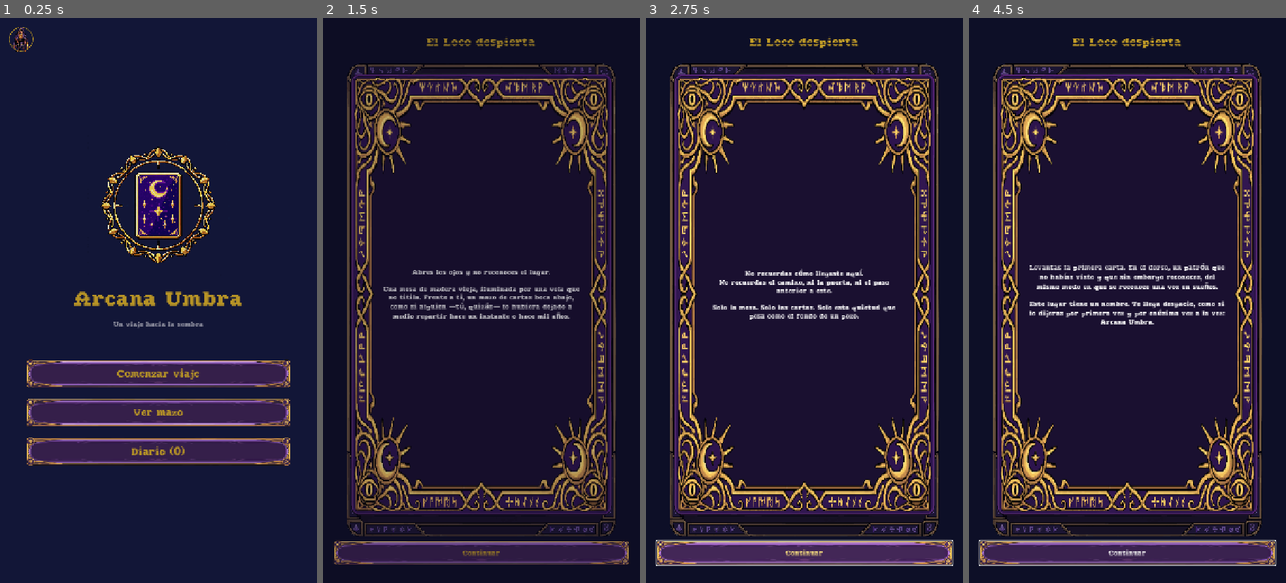
Above: before the commit, frames 1-4 (left to right).
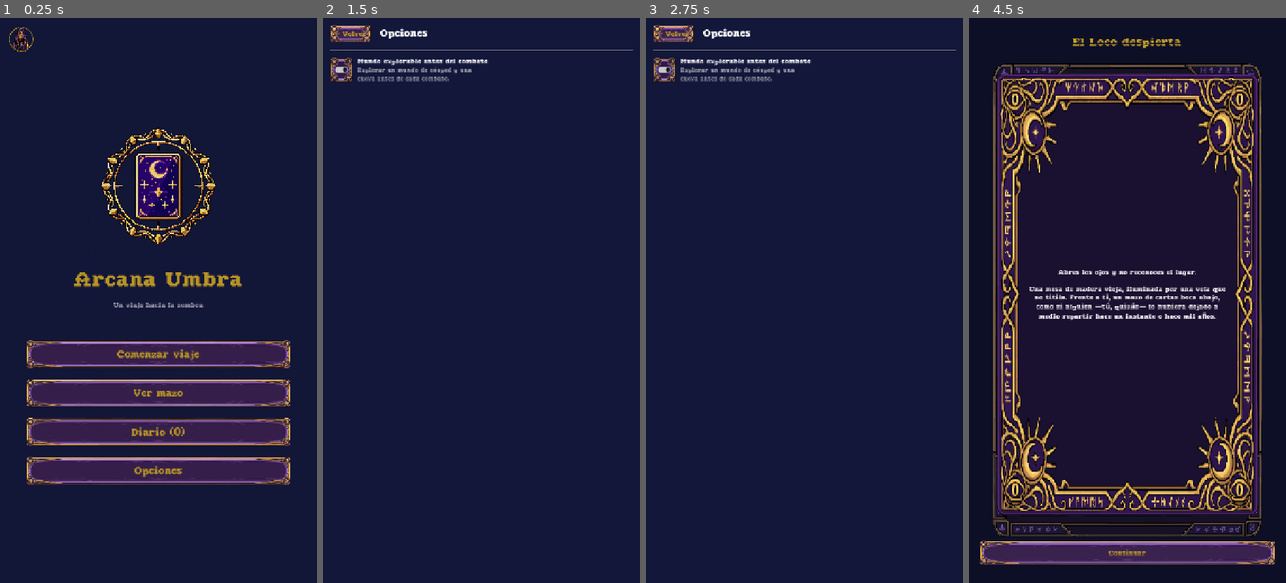
Above: after the commit, the same moments.

Repository: hugolesta/arcana-umbra
Game: Godot game, scene res://scenes/Main.tscn
Same seed, same stepped clock (60 frames per second), same inputs: the game is played once before the commit and once after it.
Inputs (mouse positions are in pixels of both pictures, inside the frame that each line leads up to):
- Up to frame 1 (0.25 s): no input
- Up to frame 2 (1.5 s): click (481, 470) at 0.5 s, where only the run after the commit has a clickable "Opciones"; click (481, 373) at 1.25 s, where only the run before the commit has a clickable "Comenzar viaje"
- Up to frame 3 (2.75 s): click (804, 554) at 2 s, where only the run before the commit has a clickable "Continuar"
- Up to frame 4 (4.5 s): click (997, 34) at 2.75 s, where only the run after the commit has a clickable "← Volver"; click (1127, 357) at 3.5 s, where only the run after the commit has a clickable "Comenzar viaje"; tap Enter at 4.25 s; move the mouse to (1197, 272) at 4.27 s; hold Right (ui_right) from 4.28 s (still down)

The runs differ from the first frame. In frame 1, 26% of the frame differs, in the area x 8-92%, y 19-83%; in frame 2, 25%; in frame 3, 30%, in the area x 2-98%, y 1-97%; in frame 4, 3.8%.

Commit message:
Pantalla de Opciones: toggle para el mundo explorable
Agrega OptionsScene (botón en el título) con un CheckButton para
activar/desactivar WorldScene/CaveScene antes del combate. La
preferencia vive en GameState.explorable_world_enabled y persiste en
progress.save, igual que el resto de la configuración del jugador.

Diff:
--- /dev/null
+++ b/scenes/OptionsScene.tscn
@@ -0,0 +1,10 @@
+[gd_scene load_steps=2 format=3]
+
+[ext_resource type="Script" path="res://scripts/ui/options_scene.gd" id="1_options"]
+
+[node name="OptionsScene" type="Control"]
+layout_mode = 3
+anchors_preset = 15
+anchor_right = 1.0
+anchor_bottom = 1.0
+script = ExtResource("1_options")
--- a/scripts/autoload/game_state.gd
+++ b/scripts/autoload/game_state.gd
@@ -41,6 +41,10 @@
 
 var map_grid: Array = []  # Array de pisos; cada piso es Array[MapNode]
 var current_node_coord: Vector2i = Vector2i(-1, -1)
+
+# Preferencia de UI: mundo explorable (WorldScene/CaveScene) antes del
+# combate por cartas. Activada por defecto; persiste entre sesiones.
+var explorable_world_enabled: bool = true
 
 # Diario del Viajero: persiste entre runs (no se borra al reiniciar el mapa).
 var journal_entries: Array = []
@@ -139,6 +143,11 @@
 		return false
 	const DAYS_IN_MONTH := [31, 29, 31, 30, 31, 30, 31, 31, 30, 31, 30, 31]
 	return day <= DAYS_IN_MONTH[month - 1]
+
+
+func set_explorable_world_enabled(enabled: bool) -> void:
+	explorable_world_enabled = enabled
+	save_progress()
 
 
 func card_price(card: CardData) -> int:
@@ -235,6 +244,7 @@
 		"birth_day": birth_day,
 		"zodiac_sign": zodiac_sign,
 		"identity_defined": identity_defined,
+		"explorable_world_enabled": explorable_world_enabled,
 		"map": map_data,
 		"current_node": [current_node_coord.x, current_node_coord.y],
 	}
@@ -272,6 +282,7 @@
 	birth_day = int(data.get("birth_day", 0))
 	zodiac_sign = str(data.get("zodiac_sign", ""))
 	identity_defined = bool(data.get("identity_defined", false))
+	explorable_world_enabled = bool(data.get("explorable_world_enabled", true))
 	map_grid.clear()
 	for floor_dicts in data.get("map", []):
 		var floor_nodes: Array = []
--- a/scripts/main.gd
+++ b/scripts/main.gd
@@ -13,6 +13,13 @@
 const PROFILE_SCENE := "res://scenes/ProfileScene.tscn"
 const IDENTITY_SCENE := "res://scenes/IdentityScene.tscn"
 const INTRO_SCENE := "res://scenes/IntroScene.tscn"
+const OPTIONS_SCENE := "res://scenes/OptionsScene.tscn"
+
+## Kill switch de código además del toggle de OptionsScene (GameState.
+## explorable_world_enabled): en false, _start_combat va SIEMPRE directo a
+## CombatScene sin importar la preferencia guardada. CombatManager/
+## CombatScene no dependen de ninguno de los dos.
+const ENABLE_EXPLORABLE_WORLD := true
 
 var _current: Node
 var _fade: ColorRect
@@ -56,6 +63,7 @@
 	title.deck_requested.connect(show_deck_builder.bind(true))
 	title.journal_requested.connect(show_journal)
 	title.profile_requested.connect(show_profile.bind(show_title))
+	title.options_requested.connect(show_options)
 
 
 func _on_new_run_requested() -> void:
@@ -81,6 +89,11 @@
 func show_journal() -> void:
 	var journal: Node = _swap_to(JOURNAL_SCENE)
 	journal.back_requested.connect(show_title)
+
+
+func show_options() -> void:
+	var options: Node = _swap_to(OPTIONS_SCENE)
+	options.back_requested.connect(show_title)
 
 
 func show_map() -> void:
@@ -135,6 +148,9 @@
 ## césped generado al azar (WorldScene) y luego una cueva (CaveScene) hasta
 ## alcanzar el altar; recién ahí se invoca CombatScene, sin cambios.
 func _start_combat(node: MapNode) -> void:
+	if not ENABLE_EXPLORABLE_WORLD or not GameState.explorable_world_enabled:
+		_start_combat_real(node)
+		return
 	var world: Node = _swap_to(WORLD_SCENE)
 	world.cave_entered.connect(_start_cave.bind(node))
 	world.back_requested.connect(show_map)
--- /dev/null
+++ b/scripts/ui/options_scene.gd
@@ -0,0 +1,54 @@
+extends Control
+## Pantalla de opciones: preferencias del jugador que no son parte de la
+## identidad ni del progreso del run. Por ahora solo el mundo explorable
+## (WorldScene/CaveScene) antes del combate; se guarda en GameState y
+## persiste entre sesiones (progress.save).
+
+signal back_requested
+
+
+func _ready() -> void:
+	set_anchors_preset(Control.PRESET_FULL_RECT)
+	var layout := VBoxContainer.new()
+	layout.set_anchors_preset(Control.PRESET_FULL_RECT)
+	layout.offset_left = 16
+	layout.offset_right = -16
+	layout.offset_top = 16
+	layout.offset_bottom = -16
+	layout.add_theme_constant_override("separation", 16)
+	add_child(layout)
+
+	var top := HBoxContainer.new()
+	layout.add_child(top)
+	var back := Button.new()
+	back.text = "← Volver"
+	back.pressed.connect(func(): back_requested.emit())
+	top.add_child(back)
+	var title := Label.new()
+	title.text = "  Opciones"
+	title.add_theme_font_size_override("font_size", 24)
+	top.add_child(title)
+
+	layout.add_child(HSeparator.new())
+
+	var row := HBoxContainer.new()
+	row.add_theme_constant_override("separation", 12)
+	layout.add_child(row)
+
+	var toggle := CheckButton.new()
+	toggle.button_pressed = GameState.explorable_world_enabled
+	toggle.toggled.connect(func(pressed: bool):
+		GameState.set_explorable_world_enabled(pressed))
+	row.add_child(toggle)
+
+	var label := VBoxContainer.new()
+	row.add_child(label)
+	var label_title := Label.new()
+	label_title.text = "Mundo explorable antes del combate"
+	label.add_child(label_title)
+	var label_hint := Label.new()
+	label_hint.text = "Explorar un mundo de césped y una cueva antes de cada combate."
+	label_hint.autowrap_mode = TextServer.AUTOWRAP_WORD
+	label_hint.modulate = Color(1, 1, 1, 0.6)
+	label_hint.add_theme_font_size_override("font_size", 14)
+	label.add_child(label_hint)
--- a/scripts/ui/title_scene.gd
+++ b/scripts/ui/title_scene.gd
@@ -8,6 +8,7 @@
 signal deck_requested
 signal journal_requested
 signal profile_requested
+signal options_requested
 
 const EMBLEM_PATH := "res://assets/ui/titulo_emblema.png"
 
@@ -72,6 +73,7 @@
 	layout.add_child(_make_button(
 		"Diario (%d)" % GameState.journal_entries.size(),
 		func(): journal_requested.emit()))
+	layout.add_child(_make_button("Opciones", func(): options_requested.emit()))
 
 
 func _make_button(text: String, on_pressed: Callable) -> Button:
--- a/tools/screenshot.gd
+++ b/tools/screenshot.gd
@@ -3,8 +3,8 @@
 ##   ARCANA_TEST=1 ARCANA_SHOT_DIR=/ruta godot --path . res://tools/Screenshot.tscn
 ## Abre la ventana, recorre título -> intro (amnesia) -> identidad -> mapa ->
 ## mundo explorable -> cueva -> combate (+ diálogo de fin de combate) ->
-## mazo -> evento -> tienda -> diario -> perfil (con signo zodiacal) y
-## guarda un PNG por pantalla en ARCANA_SHOT_DIR (o user://shots).
+## mazo -> evento -> tienda -> diario -> opciones -> perfil (con signo
+## zodiacal) y guarda un PNG por pantalla en ARCANA_SHOT_DIR (o user://shots).
 
 var _main: Node
 var _dir := "user://shots"
@@ -55,9 +55,11 @@
 	await _shot("06_tienda")
 	_main.show_journal()
 	await _shot("07_diario")
+	_main.show_options()
+	await _shot("07b_opciones")
 	_main.show_profile(_main.show_title)
 	await _shot("08_perfil")
-	print("CAPTURAS: 14 guardadas en ", _dir)
+	print("CAPTURAS: 15 guardadas en ", _dir)
 	get_tree().quit()
 
 
Not shown, added: scripts/ui/options_scene.gd.uid
